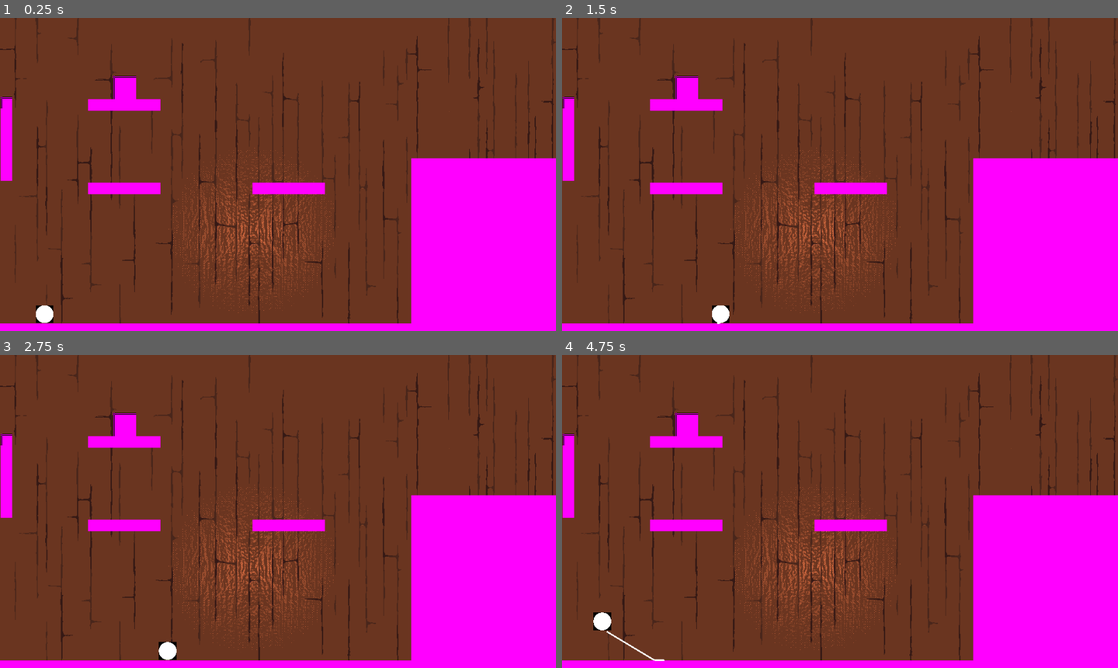
Above: before the commit, frames 1-4 (two rows, left to right).
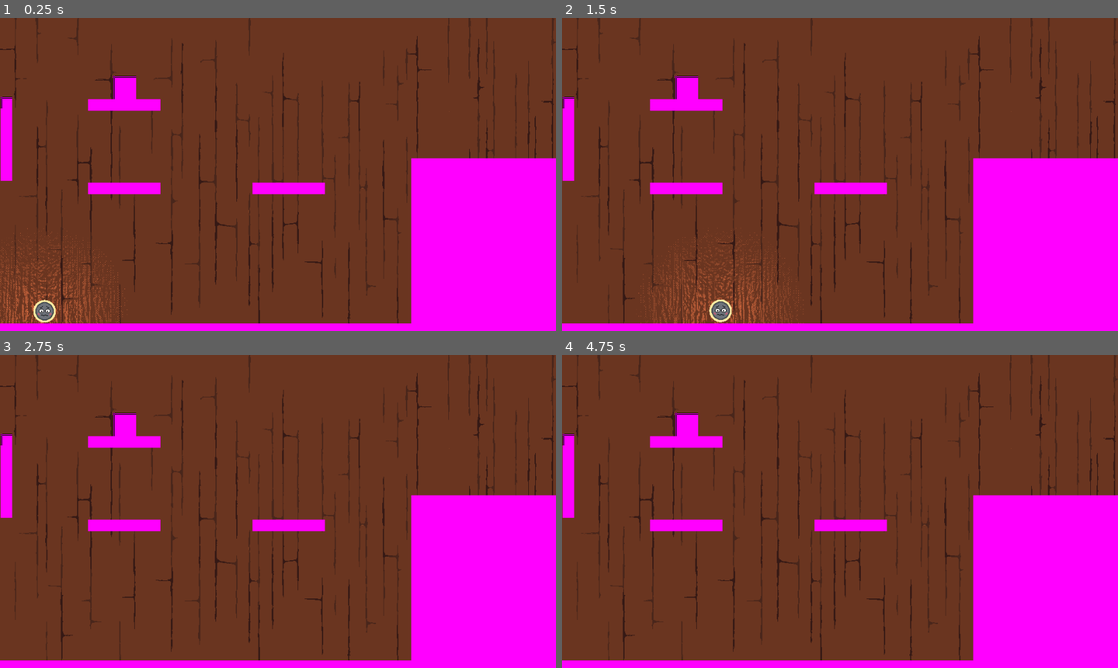
Above: after the commit, the same moments.

Repository: NAERNON/ggj-2026-mask
Game: Godot game, scene res://scenes/main.tscn
The game is run twice, just before and just after one commit, with the same random seed, the same clock (stepped at 60 frames per second) and the same inputs.
Inputs:
- Up to frame 1 (0.25 s): no input
- Up to frame 2 (1.5 s): tap Enter at 0.5 s; hold D (move_tape_right) 0.53-1.28 s; hold R (move_tape_reroll) 0.53-1.28 s; tap Space (move_tape_jump) at 0.77 s; hold S (move_tape_down) from 1.28 s (still down); tap G (tape_switch_grip) at 1.35 s
- Up to frame 3 (2.75 s): tap Space (move_tape_jump) at 1.52 s; release S (move_tape_down) at 2.03 s; hold D (move_tape_right) from 2.03 s (still down); hold R (move_tape_reroll) from 2.03 s (still down)
- Up to frame 4 (4.75 s): release D (move_tape_right) at 2.78 s; release R (move_tape_reroll) at 2.78 s; hold W (move_tape_up) 2.78-3.53 s; tap G (tape_switch_grip) at 2.85, 4.35 s; tap Space (move_tape_jump) at 3.02, 3.77, 4.52 s; hold R (move_tape_reroll) 3.53-4.28 s; hold A (move_tape_left) from 3.53 s (still down)

The runs differ from the first frame. In frame 1, 3.3% of the frame differs, in the area x 0-61%, y 41-98%; in frame 2, 3.5%, in the area x 13-61%, y 41-98%; in frame 3, 2.1%; in frame 4, 2.2%.

Commit message:
Wheel added

Diff:
--- a/assets/masking_tape.tscn
+++ b/assets/masking_tape.tscn
@@ -1,21 +1,11 @@
 [gd_scene format=3 uid="uid://ba5ixoxqnb3gk"]
 
-[ext_resource type="Texture2D" uid="uid://k7od8kl0778x" path="res://arts/sprites/masking_tape_tmp.png" id="1_ikd68"]
 [ext_resource type="Script" uid="uid://cpw72x8irjl4e" path="res://scripts/masking_tape.gd" id="1_no3c2"]
+[ext_resource type="Script" uid="uid://chgbr5uutejwv" path="res://scripts/character_face_sprite.gd" id="2_iih3h"]
+[ext_resource type="Script" uid="uid://dwa6h5uehjmix" path="res://scripts/masking_tape_wheel.gd" id="2_ikd68"]
 
 [sub_resource type="CircleShape2D" id="CircleShape2D_no3c2"]
-radius = 509.0
-
-[sub_resource type="SpriteFrames" id="SpriteFrames_ikd68"]
-animations = [{
-"frames": [{
-"duration": 1.0,
-"texture": ExtResource("1_ikd68")
-}],
-"loop": true,
-"name": &"default",
-"speed": 5.0
-}]
+radius = 21.0
 
 [node name="MaskingTape" type="CharacterBody2D" unique_id=311947507 node_paths=PackedStringArray("contact_floor")]
 floor_stop_on_slope = false
@@ -28,8 +18,13 @@
 [node name="CollisionShape2D" type="CollisionShape2D" parent="." unique_id=932109046]
 shape = SubResource("CircleShape2D_no3c2")
 
-[node name="AnimatedSprite2D" type="AnimatedSprite2D" parent="." unique_id=1791920993]
-sprite_frames = SubResource("SpriteFrames_ikd68")
+[node name="Node2D" type="Node2D" parent="." unique_id=33840583]
+position = Vector2(293, 391)
 
-[node name="Node2D" type="Node2D" parent="." unique_id=33840583]
-position = Vector2(0, 504)
+[node name="MaskingTapeWheel" type="Node2D" parent="." unique_id=907458122]
+script = ExtResource("2_ikd68")
+metadata/_custom_type_script = "uid://dwa6h5uehjmix"
+
+[node name="CharacterFaceSprite" type="Node2D" parent="." unique_id=1412907266]
+script = ExtResource("2_iih3h")
+metadata/_custom_type_script = "uid://chgbr5uutejwv"
--- a/scenes/main.tscn
+++ b/scenes/main.tscn
@@ -47,12 +47,12 @@
 restock_value = 300.0
 
 [node name="Background" type="Sprite2D" parent="." unique_id=323147266]
+light_mask = 3
 texture = ExtResource("2_sugp2")
 offset = Vector2(480, 270)
 
 [node name="MaskingTape" parent="." unique_id=311947507 instance=ExtResource("1_o5qli")]
 position = Vector2(77, 510)
-scale = Vector2(0.03, 0.03)
 collision_layer = 0
 collision_mask = 15
 initial_tape_dist = 500.0
@@ -62,6 +62,10 @@
 reroll_speed = 500.0
 wall_roll_speed = 200.0
 push_force = 10.0
+
+[node name="PlayerLight" type="PointLight2D" parent="MaskingTape" unique_id=86818424]
+range_item_cull_mask = 2
+texture = ExtResource("4_jyhfs")
 
 [node name="MaskingTapes" type="Node" parent="." unique_id=589121195]
 
@@ -155,10 +159,6 @@
 [node name="Sprite2D" type="Sprite2D" parent="Box" unique_id=1141377628]
 texture = SubResource("PlaceholderTexture2D_tipki")
 
-[node name="PlayerLight" type="PointLight2D" parent="." unique_id=86818424]
-position = Vector2(437, 367)
-texture = ExtResource("4_jyhfs")
-
 [node name="Restock" type="StaticBody2D" parent="." unique_id=312312138]
 position = Vector2(11, 146)
 collision_layer = 3
@@ -173,5 +173,3 @@
 [connection signal="reroll" from="MaskingTape" to="." method="_on_masking_tape_reroll"]
 [connection signal="start_grip" from="MaskingTape" to="." method="_on_masking_tape_start_grip"]
 [connection signal="touch_or_leave_floor" from="MaskingTape" to="." method="_on_masking_tape_touch_or_leave_floor"]
-[connection signal="touch_or_leave_wall" from="MaskingTape" to="." method="_on_masking_tape_touch_or_leave_wall"]
-[connection signal="touch_restock" from="MaskingTape" to="." method="_on_masking_tape_touch_restock"]
--- a/scripts/masking_tape.gd
+++ b/scripts/masking_tape.gd
@@ -19,24 +19,12 @@
 		_grip_on_wall = new_value
 		floor_stop_on_slope = not floor_stop_on_slope
 		if _grip_on_wall :
-			if get_wall_normal().x == 1 :
-				contact_floor.position.x = -504
-			else :
-				contact_floor.position.x = 504
-			contact_floor.position.y = 0
 			velocity = Vector2.ZERO
-		else :
-			contact_floor.position.y = 504
-			contact_floor.position.x = 0
-
-		touch_or_leave_wall.emit()
 
 signal start_grip()
 signal end_grip()
 signal touch_or_leave_floor()
-signal touch_or_leave_wall()
 signal reroll()
-signal touch_restock()
 
 var _in_free_fall   : bool :
 	set(new_value) :
@@ -52,16 +40,15 @@
 			start_grip.emit()
 		else :
 			end_grip.emit()
-			_grip_on_wall  = false
+			_grip_on_wall = false
 			one_grip_point = false
 
 var one_grip_point : bool
 
-var last_floor_position : Vector2
-
 func _ready() -> void :
 	_in_free_fall = not is_on_floor()
 	_is_rerolling = Input.is_action_just_pressed('move_tape_reroll')
+	_grip_on_wall = false
 	_tape_len     = initial_tape_dist
 
 func _physics_process(delta : float) -> void :
@@ -71,31 +58,24 @@
 		if not _grip_on_wall :
 			velocity.y += 980 * delta
 
-		if is_on_floor() :
-			last_floor_position = contact_floor.global_position
+			if _in_free_fall and is_on_floor() :
+				_in_free_fall = false
+			elif not is_on_floor() and not _in_free_fall :
+				_in_free_fall = true
+
+			if is_on_wall() and is_gripping :
+				if not _grip_on_wall :
+					_grip_on_wall = true
+
+		elif _grip_on_wall and not is_on_wall() :
+			_grip_on_wall = false
 
 		move_and_slide()
-		if is_on_wall() and is_gripping :
-			if not _grip_on_wall :
-				_grip_on_wall = true
-
-		elif _grip_on_wall and not is_on_wall() :
-				_grip_on_wall = false
-
-		if _in_free_fall and is_on_floor() :
-			_in_free_fall = false
-		elif not is_on_floor() and not _in_free_fall :
-			_in_free_fall = true
-
 		for collision_id : int in range(get_slide_collision_count()) :
 			var collision : KinematicCollision2D = get_slide_collision(collision_id)
 			if collision.get_collider() is RigidBody2D :
 				var box : RigidBody2D = collision.get_collider()
 				box.apply_force(collision.get_normal() * -push_force)
-			elif collision.get_collider() is StaticBody2D :
-				var static_body : StaticBody2D = collision.get_collider()
-				if static_body.get_collision_layer_value(2) :
-					touch_restock.emit()
 	else :
 		if reroll_target != Vector2.INF :
 			self.position = self.position.move_toward(reroll_target, reroll_speed*delta)
@@ -112,10 +92,7 @@
 	var grip  = Input.is_action_just_pressed('tape_switch_grip')
 
 	if grip :
-		if not is_gripping or (is_gripping and (is_on_wall() or is_on_floor())):
-			if is_on_wall() and not _grip_on_wall :
-				_grip_on_wall = true
-			is_gripping = not is_gripping
+		is_gripping = not is_gripping
 
 	if _grip_on_wall :
 		velocity = Vector2.ZERO
@@ -154,6 +131,4 @@
 
 func update_used_tape_len(used_tape : float) -> void :
 	_used_tape_len = used_tape
-
-func add_max_tape(tape_restock : float) -> void :
-	_tape_len += tape_restock
+	print(_used_tape_len)
--- /dev/null
+++ b/scripts/masking_tape_wheel.gd
@@ -0,0 +1,24 @@
+class_name MaskingTapeWheel extends Node2D
+
+var _wheel_sprite: Sprite2D = Sprite2D.new()
+
+var max_weight: float = 4.0:
+	set(new_value):
+		max_weight = new_value
+		queue_redraw()
+
+var fill_ratio: float = 1.0:
+	set(new_value):
+		if fill_ratio == new_value: return
+
+		fill_ratio = new_value
+		queue_redraw()
+
+func _ready() -> void:
+	_wheel_sprite.texture = load("res://aseprite/character_face/wheel.png")
+	add_child(_wheel_sprite)
+
+func _draw() -> void:
+	var default_radius: float = 15.5
+	var radius: float = default_radius + max_weight * fill_ratio
+	draw_circle(Vector2.ZERO, radius, Color("ffeca2"), true, -1.0, false)
Binary file added: aseprite/character_face/wheel.aseprite
Binary file added: aseprite/character_face/wheel.png
Not shown, added: aseprite/character_face/wheel.png.import
Binary file added: aseprite/menu/menu.aseprite
Not shown, added: scripts/masking_tape_wheel.gd.uid
